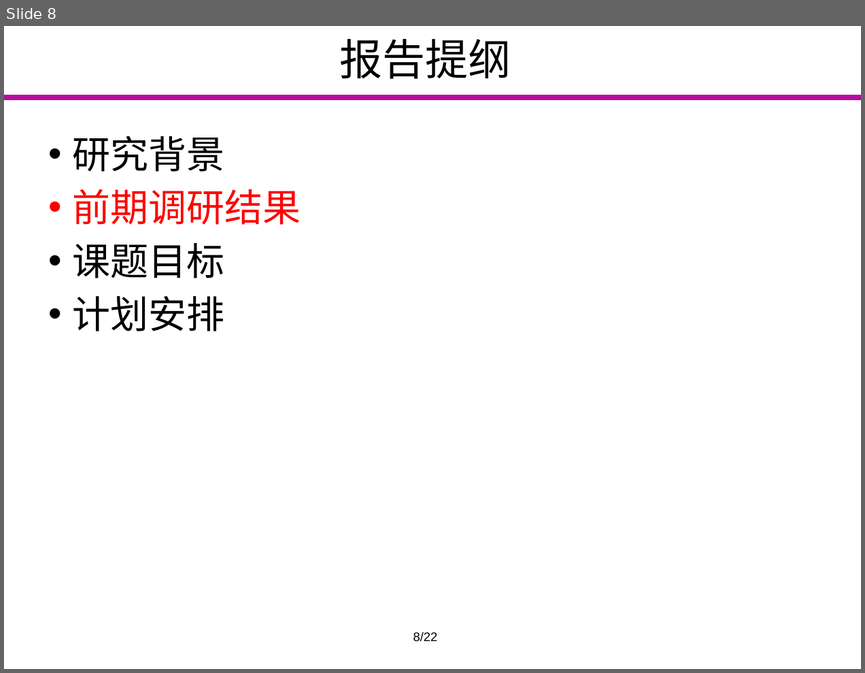
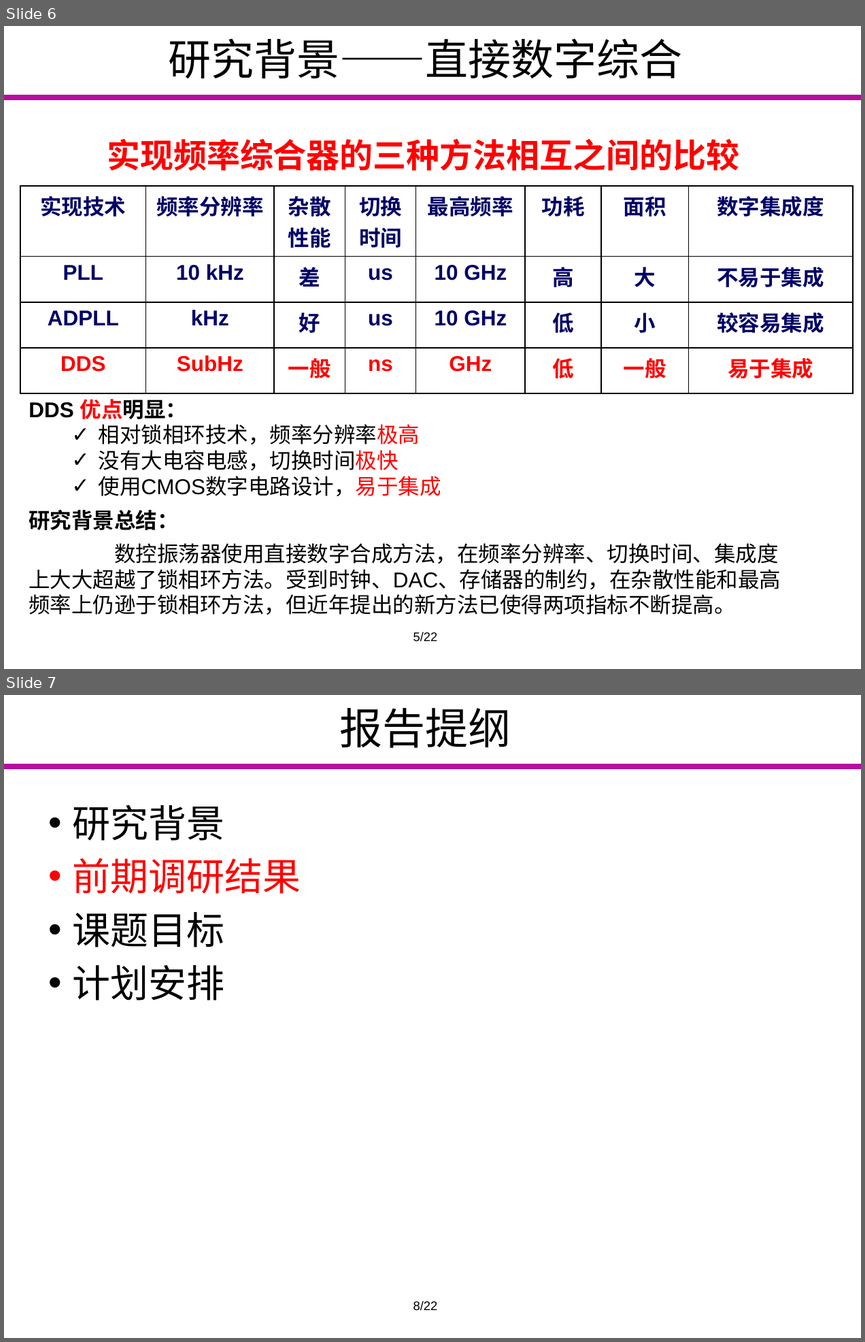
Before and after one commit to Markov2016/kaiti, a slide deck: ppt/yyx_v1.0.pptx. Shown one above the other, each under a label of ours: slide 8 before the commit, slides 6 and 7 after it. The pictures are 865x673 and 865x1342 pixels, drawn with LibreOffice and Linux fonts; fonts in the diff are those of the drawing; background and template pictures are left out. Boxes give left, top, right and bottom in pixels: in the first picture for what was removed or moved away, otherwise in the second. Text is boxed around its words. In the diff, an @@ line names an element or a change of style, - is before the commit and + after.

```diff
--- a/ppt/yyx_v1.0.pptx
+++ b/ppt/yyx_v1.0.pptx
@@ slide 6 added at (4, 26, 861, 669), background #FFFFFF; not listed: 1 template element that a slide beside it also shows @@
@@ title added at (168, 39, 682, 78), 36 pt, text #000000 @@
+研究背景——直接数字综合
@@ text added at (107, 139, 739, 171), 28 pt, text #FF0000, bold @@
+实现频率综合器的三种方法相互之间的比较
@@ table added at (20, 185, 852, 382), 4 rows, 8 columns @@
+实现技术 | 频率分辨率 | 杂散性能 | 切换时间 | 最高频率 | 功耗 | 面积 | 数字集成度
+PLL | 10 kHz | 差 | us | 10 GHz | 高 | 大 | 不易于集成
+ADPLL | kHz | 好 | us | 10 GHz | 低 | 小 | 较容易集成
+DDS | SubHz | 一般 | ns | GHz | 低 | 一般 | 易于集成
@@ text added at (28, 399, 441, 496), 18 pt, text #000000 @@
+DDS 优点明显：
+  ✓ 相对锁相环技术，频率分辨率极高
+  ✓ 没有大电容电感，切换时间极快
+  ✓ 使用CMOS数字电路设计，易于集成
@@ text added at (28, 509, 781, 614), 18 pt, text #000000 @@
+研究背景总结：
+数控振荡器使用直接数字合成方法，在频率分辨率、切换时间、集成度上大大超越了锁相环方法。受到时钟、DAC、存储器的制约，在杂散性能和最高频率上仍逊于锁相环方法，但近年提出的新方法已使得两项指标不断提高。
@@ text added at (413, 631, 438, 641), 10.5 pt, text #000000 @@
+5/22
@@ what was slide 8 is now slide 7 @@
```
Also in this commit, not shown: 3 other slides added, 5 slides removed.
